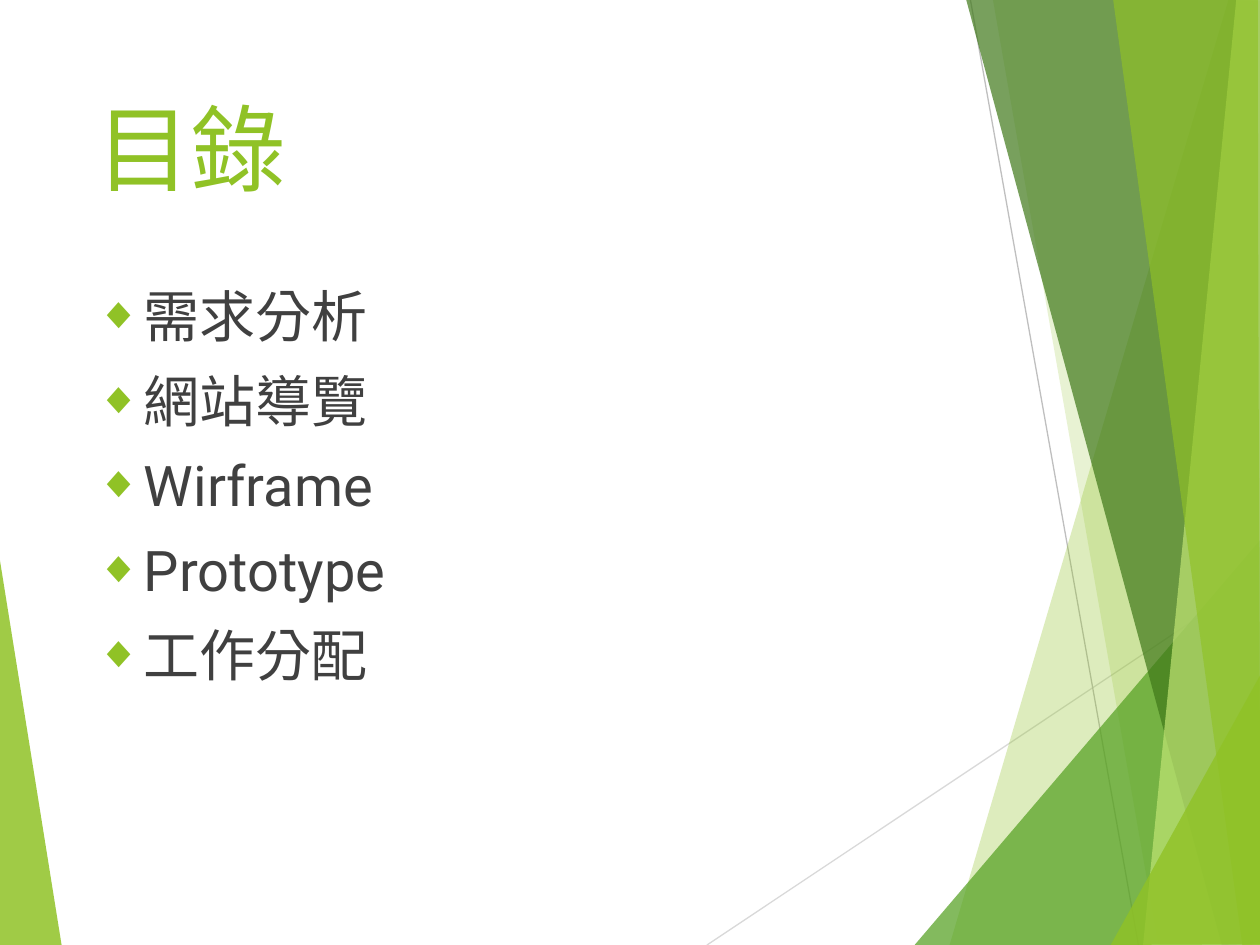
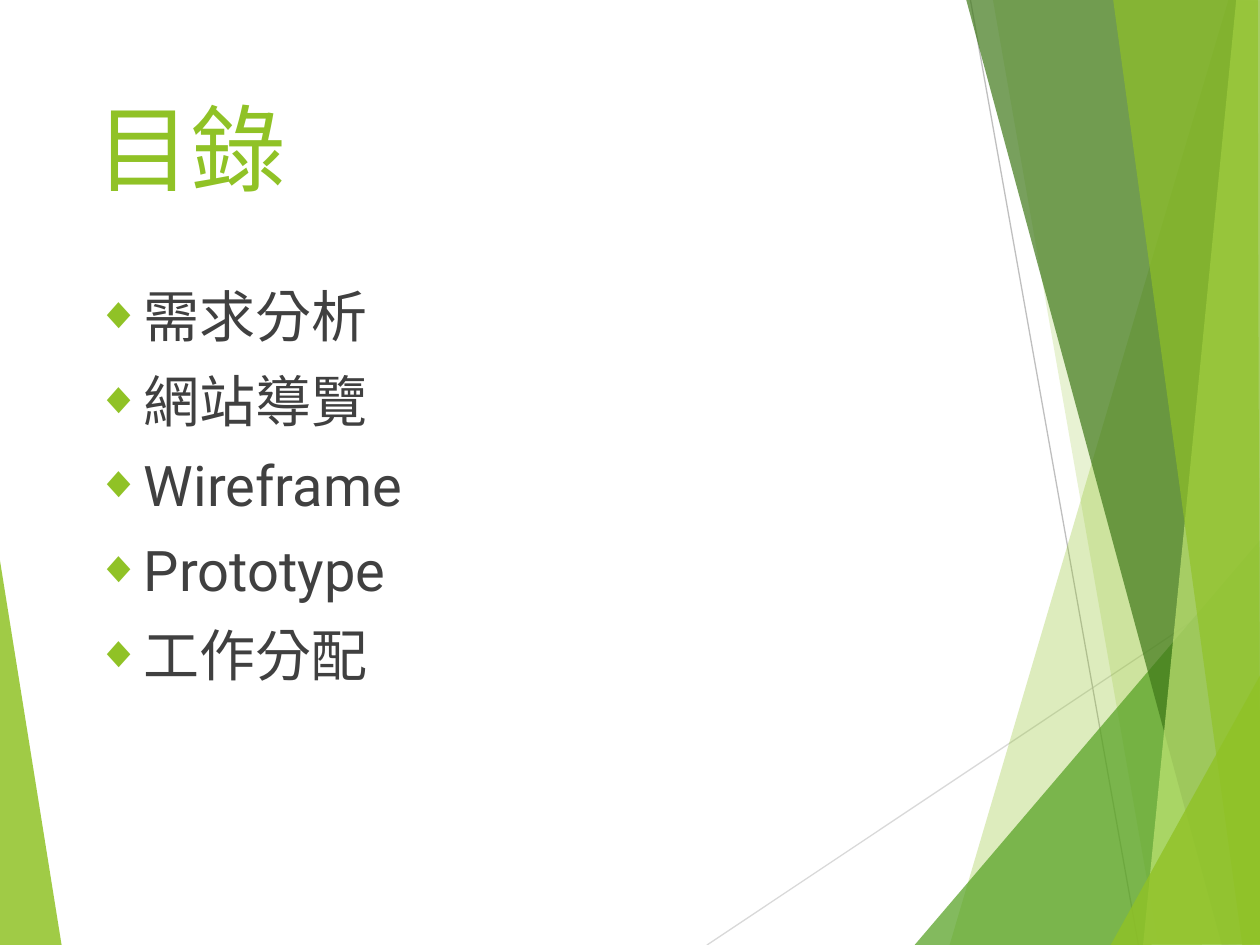
Before and after one commit to ag19930219/NUK, a slide deck: slide 2 of Web前端設計_第二組.pptx. Drawn at 1260x945 pixels with LibreOffice and Linux fonts; fonts in the diff are those of the drawing. Boxes give left, top, right and bottom in pixels: in the first picture for what was removed or moved away, otherwise in the second. Text is boxed around its words. In the diff, an @@ line names an element or a change of style, - is before the commit and + after.

Commit message:
PPT
二版

```diff
--- a/Web前端設計_第二組.pptx
+++ b/Web前端設計_第二組.pptx
@@ text at bbox=[144, 463, 402, 507]: text changed @@
-◆ Wirframe
+◆ Wireframe
```
